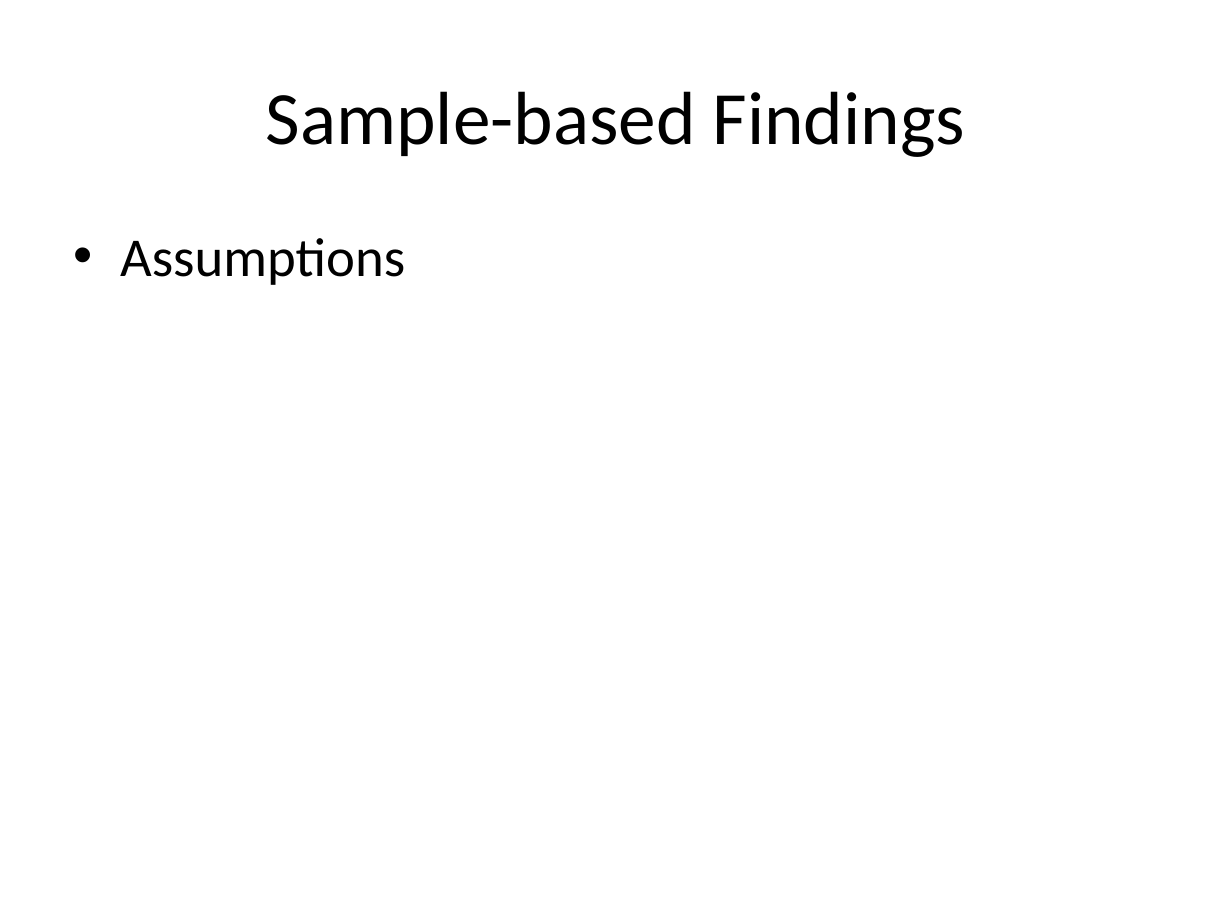
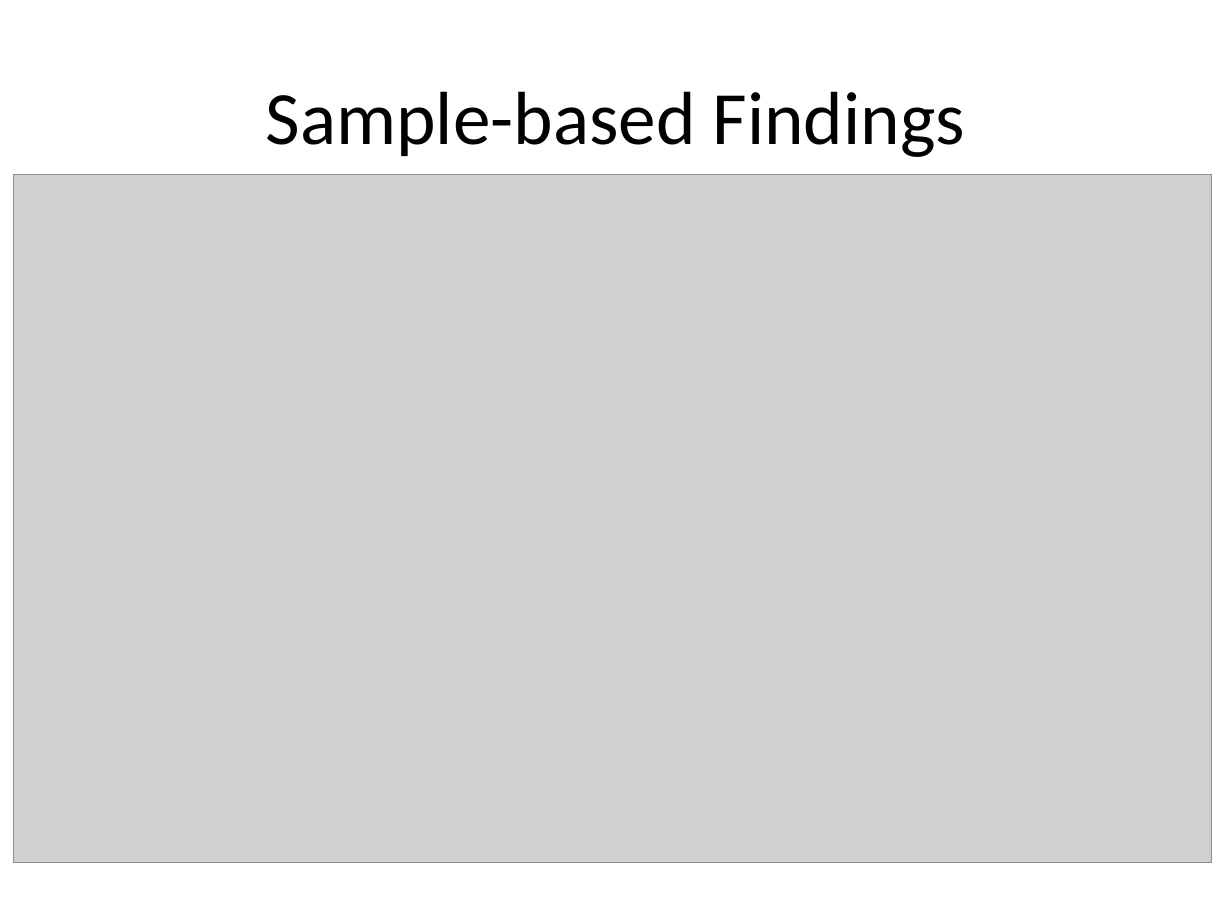
Before and after one commit to andy-olstad/POGSproj2, a slide deck: slide 5 of project_2_presentation.pptx. Drawn at 1232x924 pixels with LibreOffice and Linux fonts; fonts in the diff are those of the drawing; grey boxes stand for pictures. Boxes give left, top, right and bottom in pixels: in the first picture for what was removed or moved away, otherwise in the second. Text is boxed around its words. In the diff, an @@ line names an element or a change of style, - is before the commit and + after.

```diff
--- a/project_2_presentation.pptx
+++ b/project_2_presentation.pptx
@@ picture added at [14,175,1212,862] @@
@@ text removed at [120,238,405,285] @@
-• Assumptions
```
Also in this commit, not shown: 3 other slides changed, 1 slide added, 1 slide removed, 2 other files.
